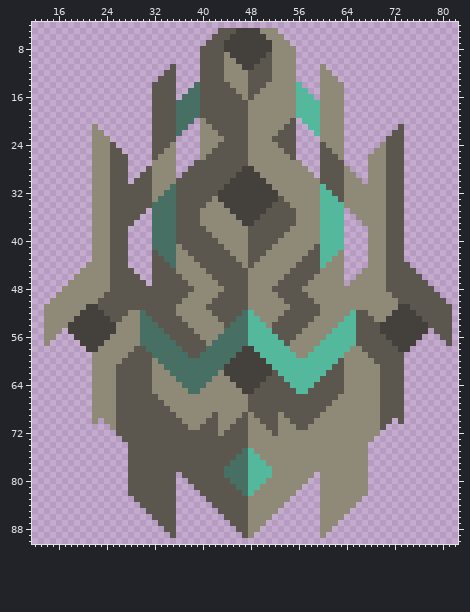
Two states of a sprite sheet, sprites/blocks/turrets/item/typhoon/03c-15-typhoon.png. That is the earlier state.
The file is 96x96 pixels. Shown: x 12..82, y 4..90.
Now the later version:
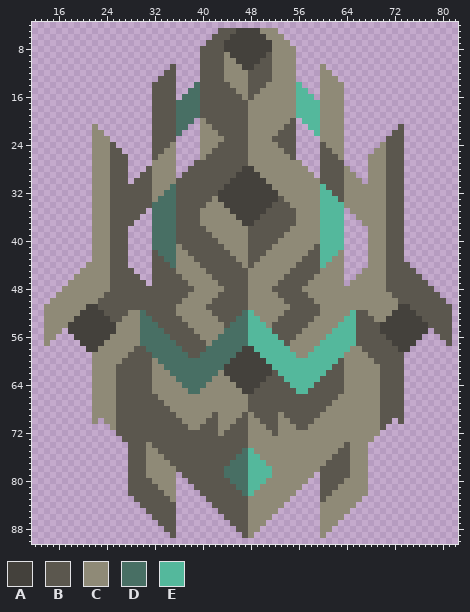
Palette (. is transparent): A #44413c  B #5b574e  C #8f8a77  D #486f64  E #54b89c
Changes in this commit:
Changed rows in their new state; - is an unchanged pixel.
first column x 31:
74 C--------------------------------B
75 CC------------------------------BB
76 CCC----------------------------BBB
77 CCCC--------------------------BBBB
78 CCCCC------------------------BBBBB
79 CCCCC------------------------BBBBB
80 -CCCC------------------------BBBB-
81 --CCC------------------------BBB--
82 ---CC------------------------BB---
83 ----C------------------------B----
